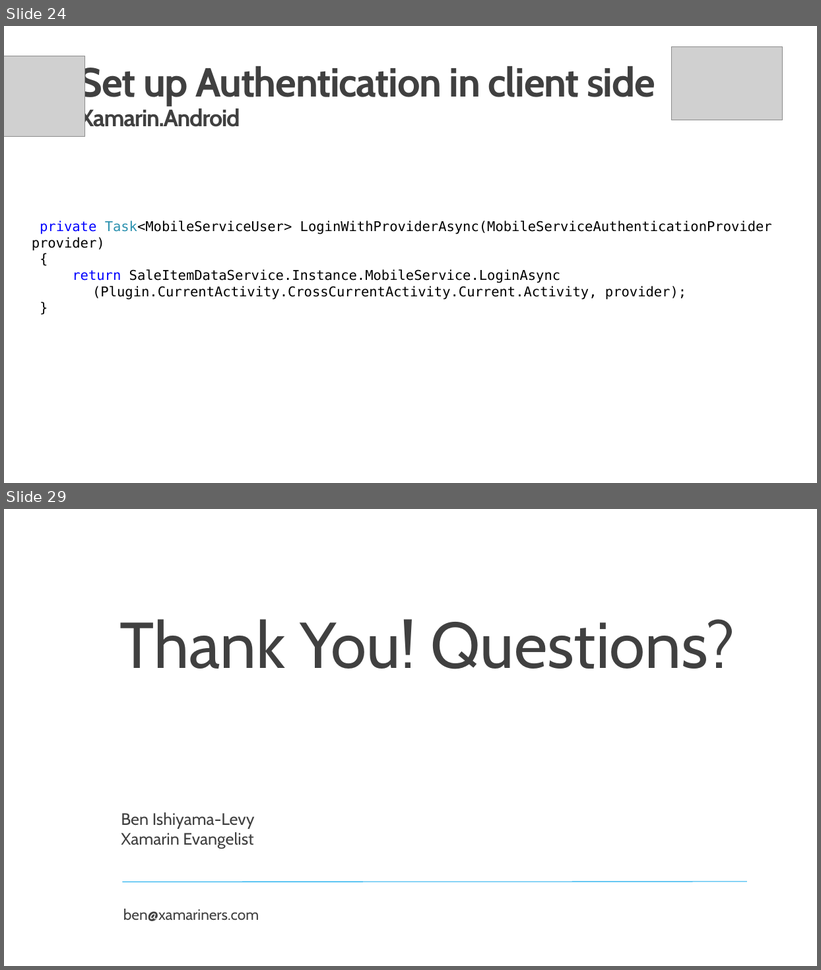
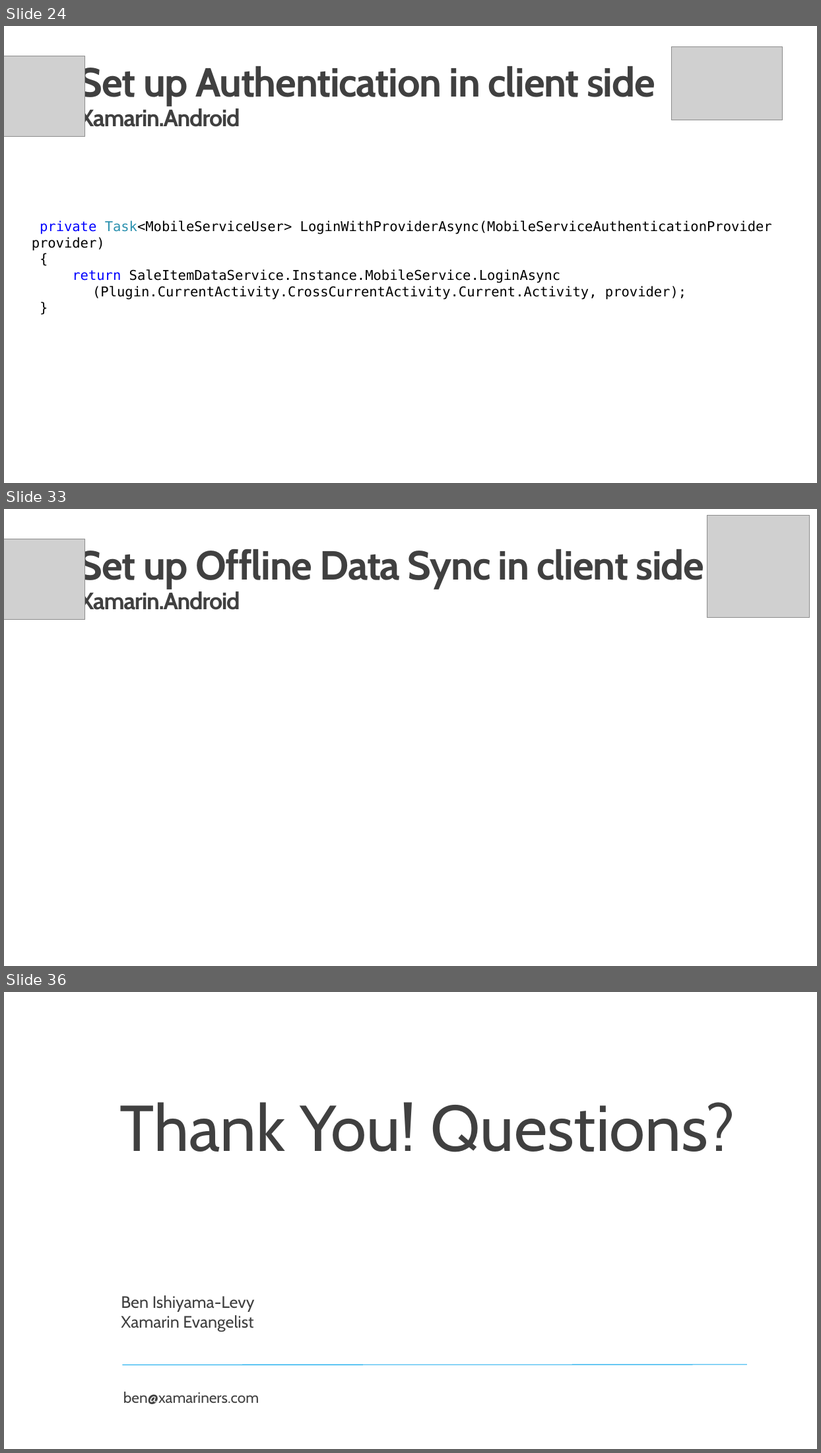
Before and after one commit to InnovativeTechies/XamarinAzure_ShoppingDemoApp, a slide deck: media/Xamarin+Azure.pptx. Shown one above the other, each under a label of ours: slides 24 and 29 before the commit, slides 24, 33 and 36 after it; the slides between them are not shown. The pictures are 821x970 and 821x1453 pixels, drawn with LibreOffice and Linux fonts; fonts in the diff are those of the drawing; grey boxes stand for pictures; background and template pictures are left out. Boxes give left, top, right and bottom in pixels: in the first picture for what was removed or moved away, otherwise in the second. Text is boxed around its words. In the diff, an @@ line names an element or a change of style, - is before the commit and + after.

```diff
--- a/media/Xamarin+Azure.pptx
+++ b/media/Xamarin+Azure.pptx
@@ slide 33 added at bbox=[4, 509, 817, 966], background picture (left out) @@
@@ picture added at bbox=[708, 515, 809, 617] @@
@@ picture added at bbox=[4, 539, 85, 619] @@
@@ text added at bbox=[79, 545, 704, 615], 48 pt, text #404040, bold @@
+Set up Offline Data Sync in client side
+Xamarin.Android
@@ what was slide 29 is now slide 36 @@
```
Also in this commit, not shown: 5 slides changed, 7 other slides added, 1 slide removed.
